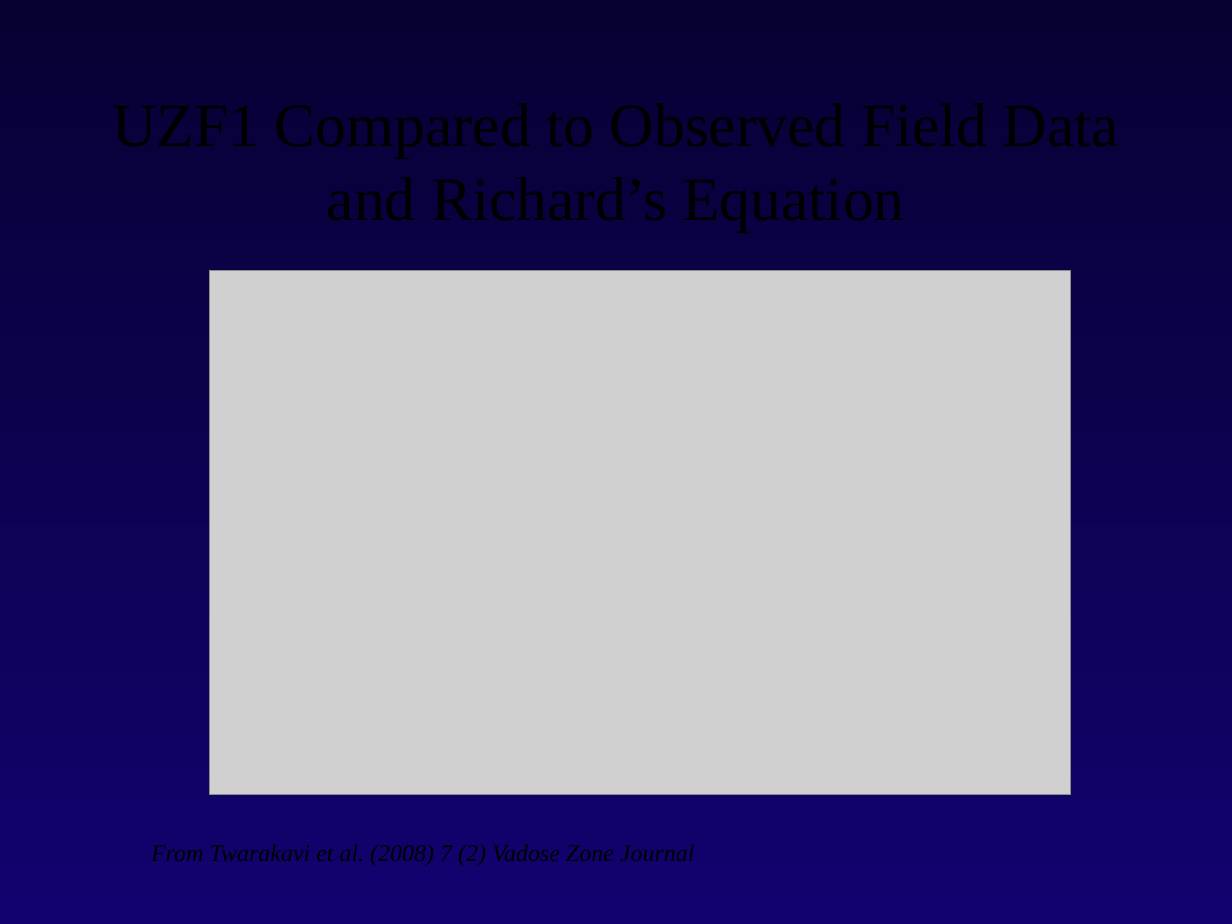
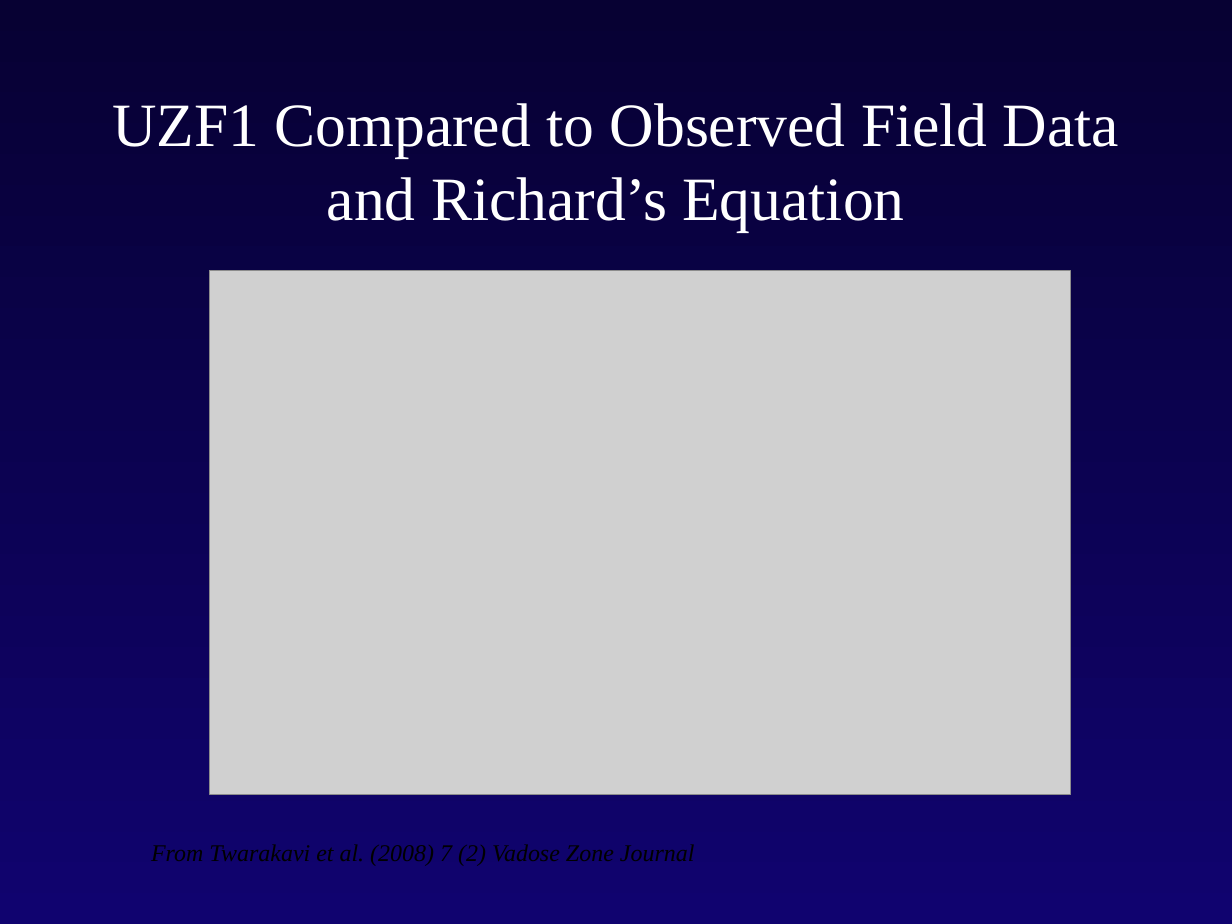
Before and after one commit to rniswon/gsflowID2447_classrepo, a slide deck: slide 12 of presentations/Niswonger/Intro_modflow_C.pptx. Drawn at 1232x924 pixels with LibreOffice and Linux fonts; fonts in the diff are those of the drawing; grey boxes stand for pictures; background and template pictures are left out. Boxes give left, top, right and bottom in pixels: in the first picture for what was removed or moved away, otherwise in the second. Text is boxed around its words. In the diff, an @@ line names an element or a change of style, - is before the commit and + after.

```diff
--- a/presentations/Niswonger/Intro_modflow_C.pptx
+++ b/presentations/Niswonger/Intro_modflow_C.pptx
@@ title "UZF1 Compared to Observed Field ..." at (112,103,1119,232): text colour #000000 to #FFFFFF @@
```
Also in this commit, not shown: 2 other slides changed, 3 other files.
